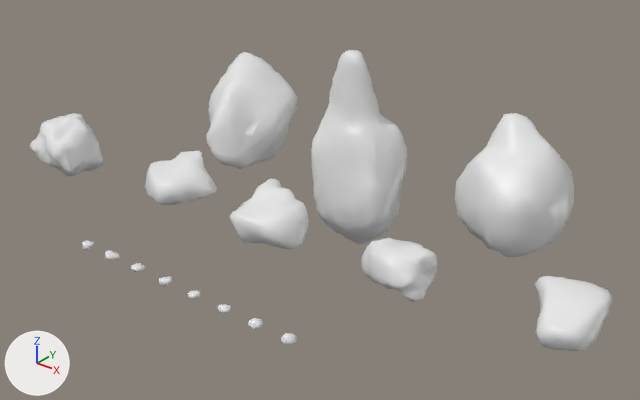
The FBX model Jack_WorkingFiles/ExportDump/Z1_MediumRocks005.fbx, before and after one commit.
The view is the same before and after, from a 50 mm lens placed at (29.5, -20.1, 22.6), pointed at (1.0, 15.4, 0.6). The axes (+X, +Y, +Z) are drawn at lower left. The lights are the same throughout. Where no turn or scale is listed for an object, it has been applied to the vertices.

In view in the first picture: 'Z1_LargeRock001', 'Z1_LargeRock002', 'Z1_LargeRock003', 'Z1_MediumRock001', 'Z1_MediumRock002', 'Z1_MediumRock003', 'Z1_MediumRock004', 'Z1_MediumRock005', 'Z1_SmallRock001', 'Z1_SmallRock002', 'Z1_SmallRock003', 'Z1_SmallRock004', 'Z1_SmallRock005', 'Z1_SmallRock006', 'Z1_SmallRock007', 'Z1_SmallRock008'.
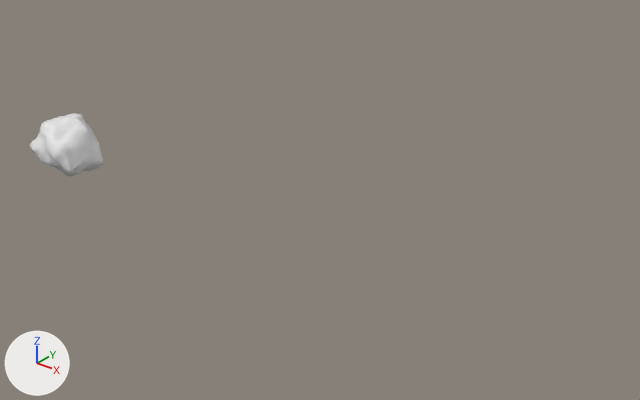
The change in detail:
Object 'Z1_SmallRock002' (ob_z1_smallrock002) is deleted.
Object 'Z1_SmallRock006' (ob_z1_smallrock006) is deleted.
Object 'Z1_SmallRock003' (ob_z1_smallrock003) is deleted.
Object 'Z1_MediumRock004' (ob_z1_mediumrock004) is deleted.
Object 'Z1_MediumRock001' (ob_z1_mediumrock001) is deleted.
Object 'Z1_SmallRock001' (ob_z1_smallrock001) is deleted.
Object 'Z1_LargeRock002' (ob_z1_largerock002) is deleted.
Object 'Z1_SmallRock007' (ob_z1_smallrock007) is deleted.
Object 'Z1_SmallRock004' (ob_z1_smallrock004) is deleted.
Object 'Z1_LargeRock001' (ob_z1_largerock001) is deleted.
Object 'Z1_SmallRock005' (ob_z1_smallrock005) is deleted.
Object 'Z1_SmallRock008' (ob_z1_smallrock008) is deleted.
Object 'Z1_MediumRock003' (ob_z1_mediumrock003) is deleted.
Object 'Z1_LargeRock003' (ob_z1_largerock003) is deleted.
Object 'Z1_MediumRock002' (ob_z1_mediumrock002) is deleted.

What differs and where, as boxes [x1, y1, x2, y2] in the pictures (640 x 400 px):
'Z1_LargeRock002', deleted
    before: [311, 50, 408, 244]
'Z1_LargeRock001', deleted
    before: [454, 113, 574, 257]
'Z1_LargeRock003', deleted
    before: [207, 52, 297, 169]
'Z1_MediumRock001', deleted
    before: [535, 276, 612, 351]
'Z1_MediumRock003', deleted
    before: [229, 178, 308, 250]
'Z1_MediumRock002', deleted
    before: [361, 238, 438, 302]
'Z1_MediumRock004', deleted
    before: [144, 151, 217, 205]
'Z1_SmallRock001', deleted
    before: [281, 333, 296, 345]
'Z1_SmallRock002', deleted
    before: [248, 318, 263, 330]
'Z1_SmallRock007', deleted
    before: [105, 250, 120, 260]
'Z1_SmallRock003', deleted
    before: [217, 304, 231, 314]
'Z1_SmallRock006', deleted
    before: [131, 263, 145, 272]
'Z1_SmallRock005', deleted
    before: [159, 276, 172, 286]
'Z1_SmallRock004', deleted
    before: [187, 290, 201, 299]
'Z1_SmallRock008', deleted
    before: [82, 240, 94, 250]
